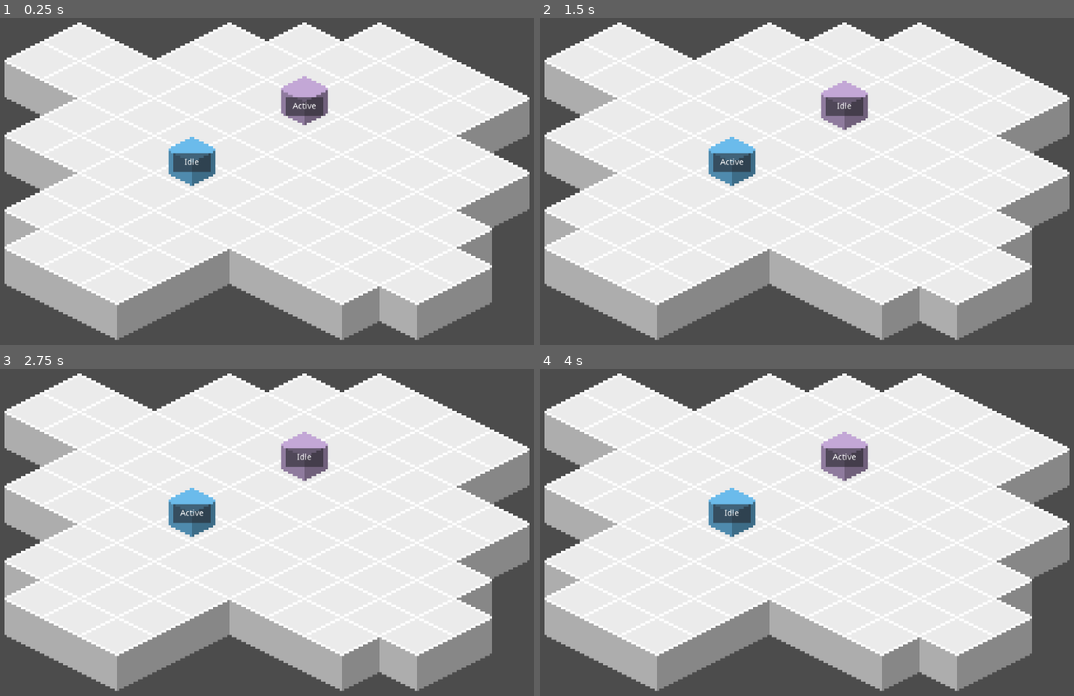
Above: before the commit, frames 1-4 (two rows, left to right).
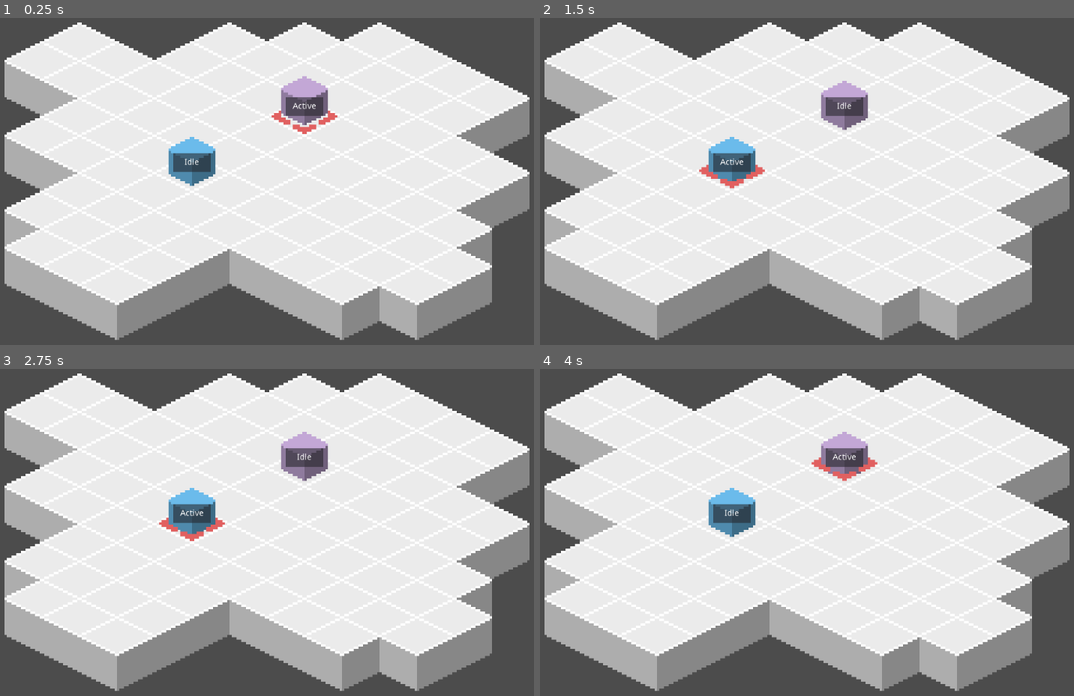
Above: after the commit, the same moments.

Repository: jaytav/godot-test-1
Game: Godot game, scene res://src/scenes/Main.tscn
Two runs of this game, one before a commit and one after it. Both use one fixed random seed, a clock stepped at 60 frames per second and the inputs below.
Inputs:
- Up to frame 1 (0.25 s): no input
- Up to frame 2 (1.5 s): tap Space (ui_select) at 0.77 s
- Up to frame 3 (2.75 s): tap Space (ui_select) at 1.52 s
- Up to frame 4 (4 s): tap Space (ui_select) at 3.02, 3.77 s

The runs differ from the first frame. In frame 1, 0.2% of the frame differs, in the area x 50-64%, y 28-36%; in frame 2, 0.2%; in frame 3, 0.2%; in frame 4, 0.2%.

Commit message:
Create Entity Highlight

Diff:
--- a/src/entity/Entity.tscn
+++ b/src/entity/Entity.tscn
@@ -1,8 +1,46 @@
-[gd_scene load_steps=4 format=2]
+[gd_scene load_steps=6 format=2]
 
 [ext_resource path="res://assets/textures/entity.png" type="Texture" id=1]
 [ext_resource path="res://src/entity/state_machine/state_machine.gd" type="Script" id=2]
 [ext_resource path="res://src/entity/entity.gd" type="Script" id=3]
+[ext_resource path="res://assets/textures/highlight.png" type="Texture" id=4]
+
+[sub_resource type="Animation" id=1]
+resource_name = "Float"
+length = 2.0
+loop = true
+tracks/0/type = "bezier"
+tracks/0/path = NodePath(".:offset:x")
+tracks/0/interp = 1
+tracks/0/loop_wrap = true
+tracks/0/imported = false
+tracks/0/enabled = true
+tracks/0/keys = {
+"points": PoolRealArray(  ),
+"times": PoolRealArray(  )
+}
+tracks/1/type = "bezier"
+tracks/1/path = NodePath(".:offset:y")
+tracks/1/interp = 1
+tracks/1/loop_wrap = true
+tracks/1/imported = false
+tracks/1/enabled = true
+tracks/1/keys = {
+"points": PoolRealArray( 0, -0.25, 0, 0.25, 0, -2, -0.25, 0, 0.25, 0, 0, -0.25, 0, 0.25, 0 ),
+"times": PoolRealArray( 0, 1, 2 )
+}
+tracks/2/type = "value"
+tracks/2/path = NodePath(".:visible")
+tracks/2/interp = 1
+tracks/2/loop_wrap = true
+tracks/2/imported = false
+tracks/2/enabled = true
+tracks/2/keys = {
+"times": PoolRealArray( 0 ),
+"transitions": PoolRealArray( 1 ),
+"update": 1,
+"values": [ true ]
+}
 
 [node name="Entity" type="Node2D"]
 script = ExtResource( 3 )
@@ -15,6 +53,16 @@
 [node name="Sprite" type="Sprite" parent="."]
 position = Vector2( 0, -8 )
 texture = ExtResource( 1 )
+
+[node name="Highlight" type="Sprite" parent="."]
+visible = false
+modulate = Color( 0.886275, 0.380392, 0.380392, 1 )
+position = Vector2( 0, 8 )
+texture = ExtResource( 4 )
+
+[node name="AnimationPlayer" type="AnimationPlayer" parent="Highlight"]
+autoplay = "Float"
+anims/Float = SubResource( 1 )
 
 [node name="StateMachineDebug" type="Control" parent="."]
 margin_left = -8.0
--- a/src/entity/entity.gd
+++ b/src/entity/entity.gd
@@ -5,15 +5,20 @@
 signal end_turn
 
 onready var _state_machine: StateMachine = get_node("StateMachine")
+onready var _highlight: Sprite = get_node("Highlight")
+onready var _highlight_animation_player: AnimationPlayer = get_node("Highlight/AnimationPlayer")
 
 
 func get_stat(stat: String):
-    return get_node("Stats/%s" % stat)
+	return get_node("Stats/%s" % stat)
 
 
 func _on_Entity_start_turn():
-    _state_machine.transition_to("Active")
+	_state_machine.transition_to("Active")
+	_highlight_animation_player.play("Float")
 
 
 func _on_Entity_end_turn():
-    _state_machine.transition_to("Idle")
+	_state_machine.transition_to("Idle")
+	_highlight_animation_player.stop()
+	_highlight.visible = false
--- a/src/entity/player/Player.tscn
+++ b/src/entity/player/Player.tscn
@@ -27,3 +27,6 @@
 
 [node name="Sprite" parent="." index="2"]
 modulate = Color( 0.454902, 0.796078, 1, 1 )
+
+[node name="AnimationPlayer" parent="Highlight" index="0"]
+autoplay = ""
--- a/src/entity/player/states/active.gd
+++ b/src/entity/player/states/active.gd
@@ -1,4 +1,7 @@
 extends State
+
+onready var _highlight_animation_player: AnimationPlayer = owner.get_node("Highlight/AnimationPlayer")
+
 
 func unhandled_input(event):
     # press space to end turn
Binary file added: assets/textures/highlight.png
Not shown, added: assets/textures/highlight.png.import
